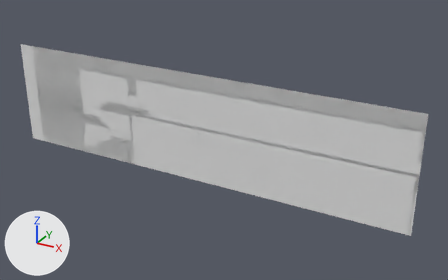
Renders of the OBJ model src/Assets/Tiled2Unity/Meshes/upper_basement.obj from each side of a commit.
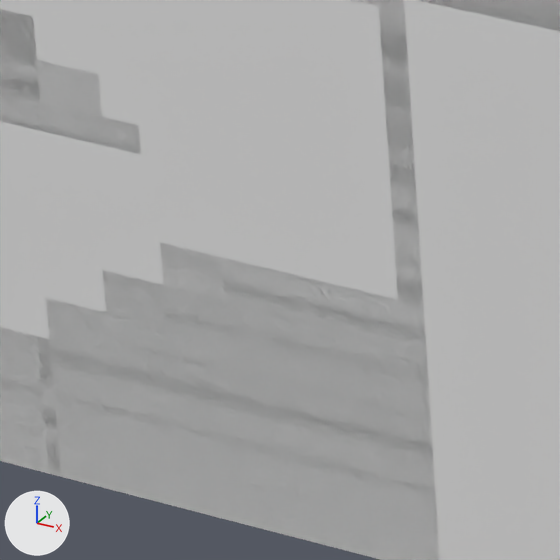
Each version appears first whole from a 50 mm camera at (451.0, -2718.0, 1011.0) aimed at (-1079.0, 63.0, -379.0), and next in a close-up on the part from 22% to 32% of the width and 41% to 58% of the height. Arrows for +X, +Y and +Z are at lower left; the lights stay in place. Where no turn or scale is listed for an object, it has been applied to the vertices.

Names of what the first close-up shows: 'upper_basement'.
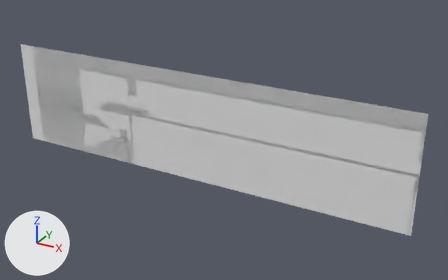
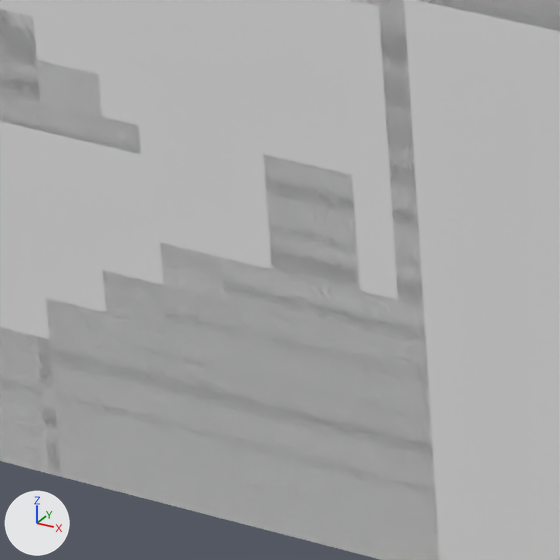
What differs and where, as boxes (x1, y1, x2, y2) in the close-ups (560 x 560 px):
part 1 of me_upper_basement, added
    after: (263, 154, 360, 290)

Edits to the bpy script that builds the scene:
```text
Change me_upper_basement:
    used by ob_upper_basement; location = (0.0, 0.0, 0.0)
    remove me_upper_basement.from_pydata(...)  # 9235 vertices, 8432 faces; spans x -2496.0..0.0, y 0.0, z -640.0..0.0
    add me_upper_basement.from_pydata(...)  # 9299 vertices, 8488 faces; spans x -2496.0..0.0, y 0.0, z -640.0..0.0
    me_upper_basement part 1
    8 new vertices lie (0.0, 0.0, 8.0) away from vertices in x -1760.0..-1704.0, y 0.0, z -488.0
    8 new vertices lie (0.0, 0.0, 8.0) away from vertices in x -1760.0..-1704.0, y 0.0, z -480.0
    8 new vertices lie (0.0, 0.0, 8.0) away from vertices in x -1760.0..-1704.0, y 0.0, z -472.0
    8 new vertices lie (0.0, 0.0, 8.0) away from vertices in x -1760.0..-1704.0, y 0.0, z -464.0
    8 new vertices lie (0.0, 0.0, 8.0) away from vertices in x -1760.0..-1704.0, y 0.0, z -456.0
    8 new vertices lie (0.0, 0.0, 8.0) away from vertices in x -1760.0..-1704.0, y 0.0, z -448.0
    8 new vertices lie (0.0, 0.0, 8.0) away from vertices in x -1760.0..-1704.0, y 0.0, z -440.0
    8 new vertices lie (0.0, 0.0, 8.0) away from vertices in x -1760.0..-1704.0, y 0.0, z -432.0
    56 new faces join them
```
